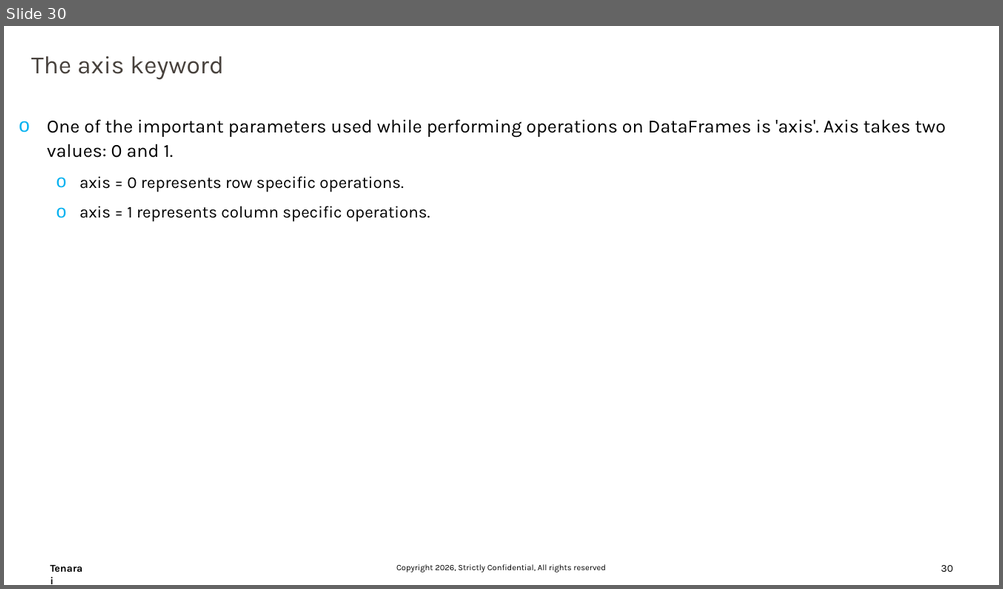
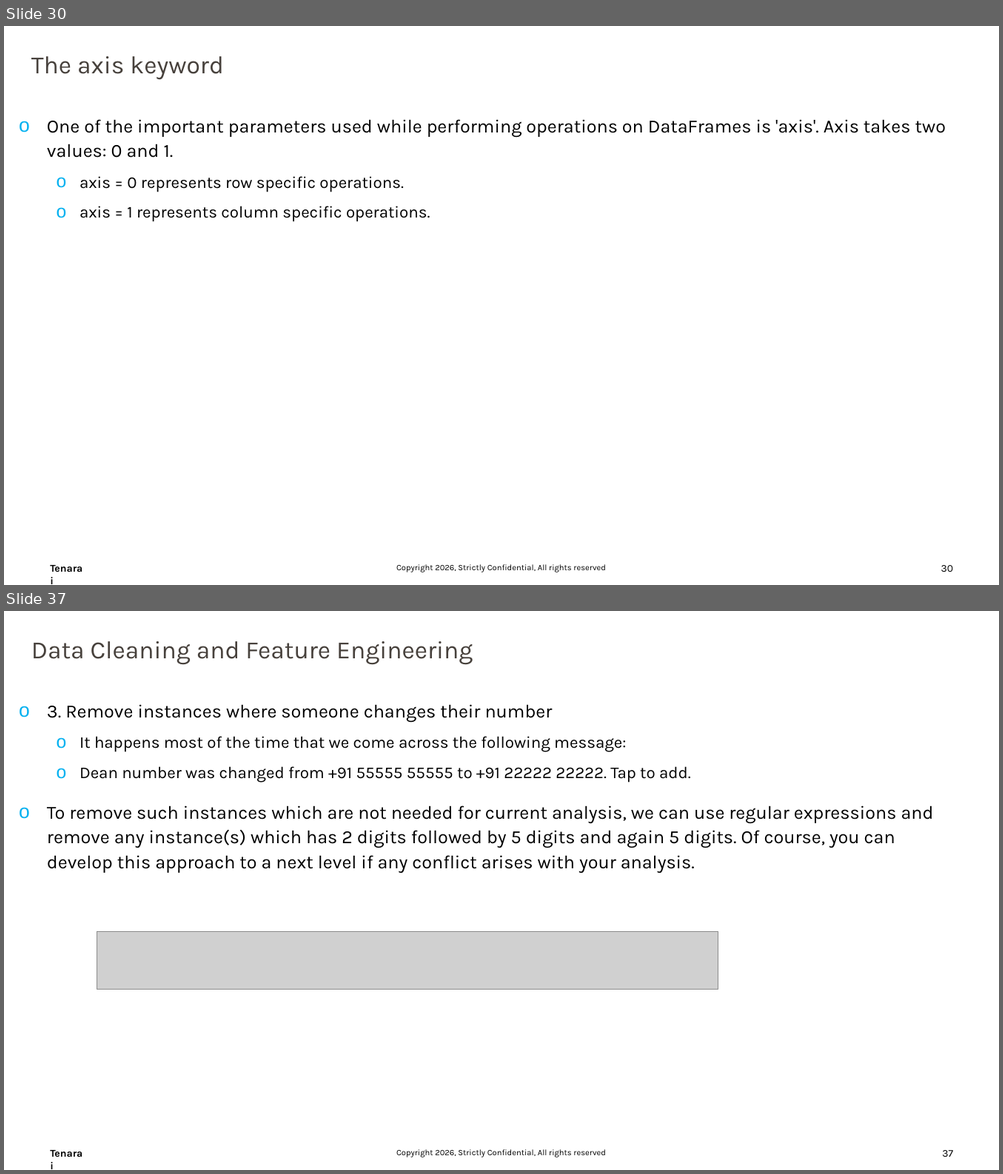
Before and after one commit to trivedi-ashutosh2013/Training_Content, a slide deck: Numpy/DataScience_Part02.pptx. Shown one above the other, each under a label of ours: slide 30 before the commit, slides 30 and 37 after it; the slides between them are not shown. The pictures are 1003x589 and 1003x1174 pixels, drawn with LibreOffice and Linux fonts; fonts in the diff are those of the drawing; grey boxes stand for pictures; background and template pictures are left out. Boxes give left, top, right and bottom in pixels: in the first picture for what was removed or moved away, otherwise in the second. Text is boxed around its words. In the diff, an @@ line names an element or a change of style, - is before the commit and + after.

Commit message:
added

```diff
--- a/Numpy/DataScience_Part02.pptx
+++ b/Numpy/DataScience_Part02.pptx
@@ slide 37 added at (4, 611, 999, 1170), background #FFFFFF; not listed: 3 template elements that a slide beside it also shows @@
@@ text added at (31, 641, 472, 665), 24 pt, text #47413C @@
+Data Cleaning and Feature Engineering
@@ text added at (47, 704, 933, 873), 18 pt, text #000000 @@
+o 3. Remove instances where someone changes their number
+  o It happens most of the time that we come across the following message:
+  o Dean number was changed from +91 55555 55555 to +91 22222 22222. Tap to add.
+o To remove such instances which are not needed for current analysis, we can use regular expressions and remove any instance(s) which has 2 digits followed by 5 digits and again 5 digits. Of course, you can develop this approach to a next level if any conflict arises with your analysis.
@@ picture added at (96, 932, 717, 990) @@
```
Also in this commit, not shown: 8 other slides added, 1 slide removed.
